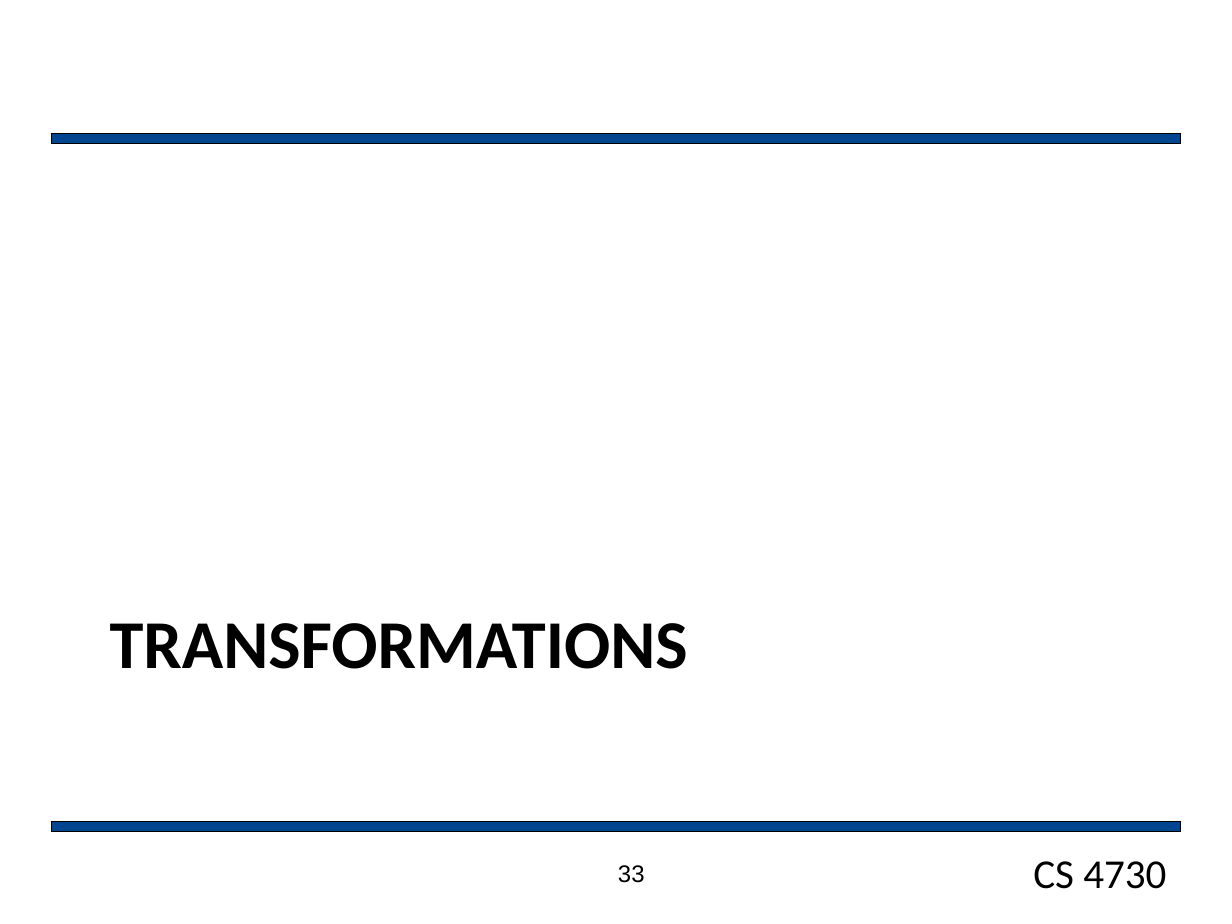
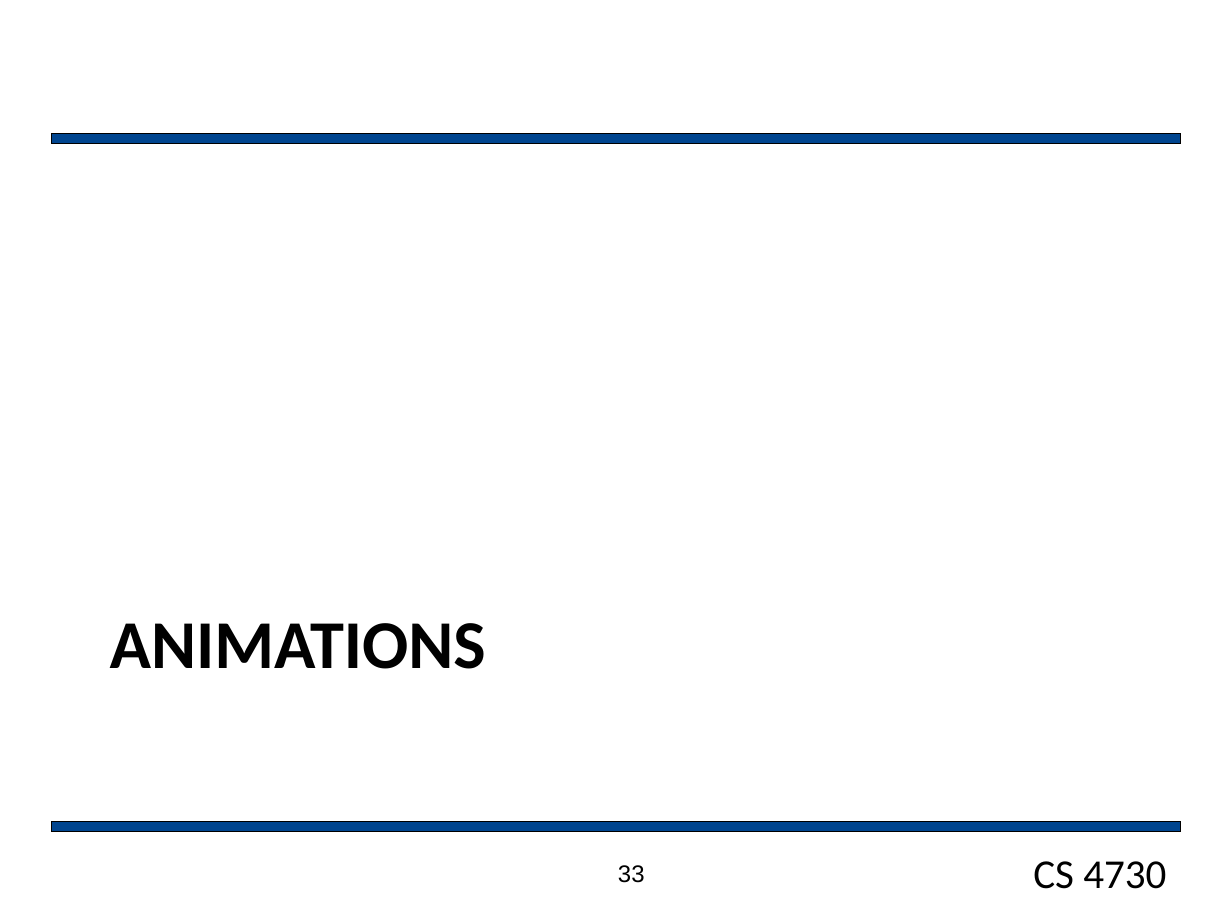
Before and after one commit to markfloryan/gamedesign, a slide deck: slide 33 of slides/Sprites.pptx. Drawn at 1232x924 pixels with LibreOffice and Linux fonts; fonts in the diff are those of the drawing; background and template pictures are left out. Boxes give left, top, right and bottom in pixels: in the first picture for what was removed or moved away, otherwise in the second. Text is boxed around its words. In the diff, an @@ line names an element or a change of style, - is before the commit and + after.

```diff
--- a/slides/Sprites.pptx
+++ b/slides/Sprites.pptx
@@ title at (110,623,486,669): text changed @@
-TRANSFORMATIONS
+ANIMATIONS
```
Also in this commit, not shown: 1 other slide changed, 1 other file.
